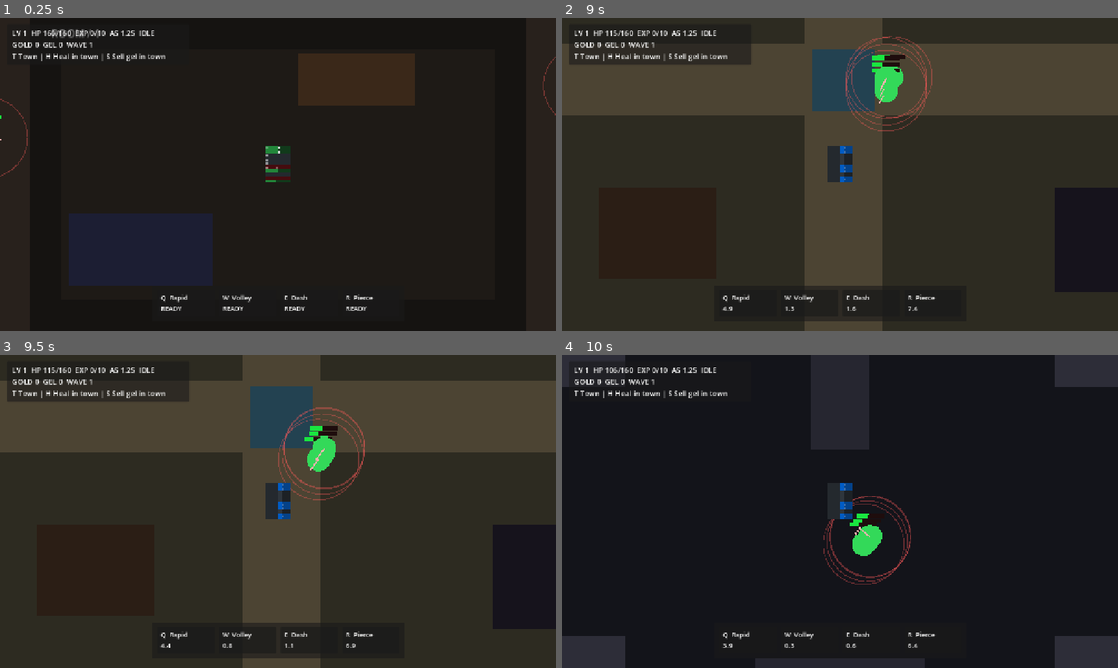
Above: before the commit, frames 1-4 (two rows, left to right).
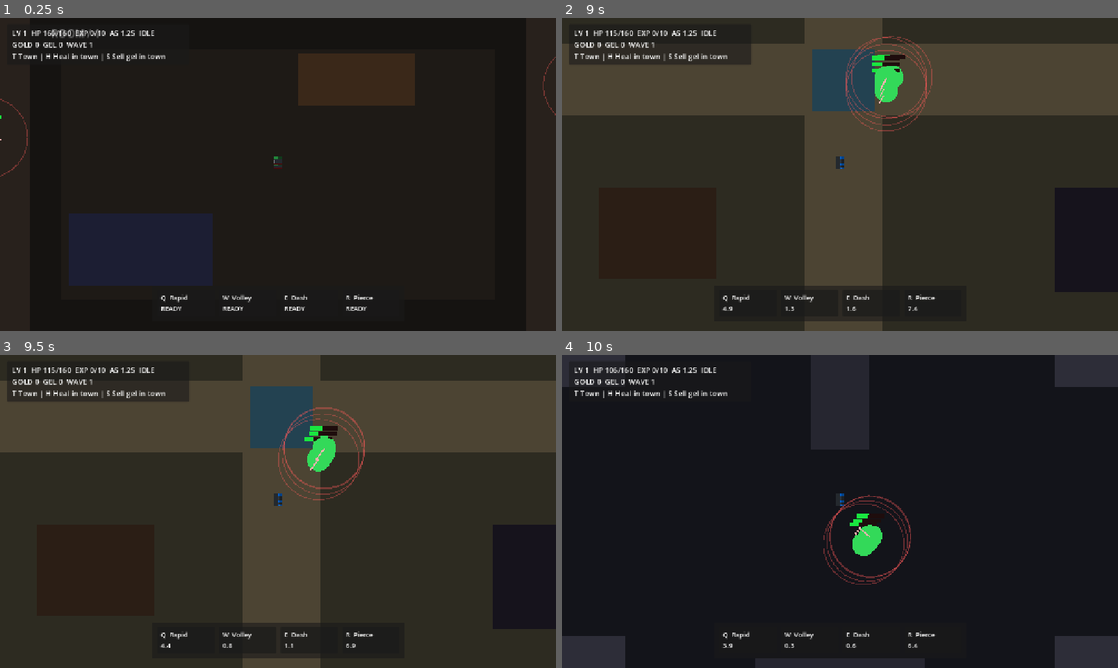
Above: after the commit, the same moments.

Repository: danyoon0760/last-archer
Game: Godot game, scene res://scenes/Main.tscn
The game is run twice, just before and just after one commit, with the same random seed, the same clock (stepped at 60 frames per second) and the same inputs.
Inputs (mouse positions are in pixels of both pictures, inside the frame that each line leads up to):
- Up to frame 1 (0.25 s): no input
- Up to frame 2 (9 s): tap Enter at 0.5 s; move the mouse to (962, 158) at 0.52 s; hold W 0.53-1.28 s; tap T at 0.6, 6.6 s; click (962, 158) at 0.67 s; move the mouse to (728, 190) at 1.27 s; hold S 1.28-2.03 s; tap H at 1.35, 7.35 s; tap Space at 2 s; move the mouse to (895, 105) at 2.02 s; hold W 2.03-3.53 s; tap 1 at 2.1, 8.1 s; move the mouse to (812, 237) at 2.77 s; tap 2 at 2.85, 8.85 s; click (812, 237) at 2.92 s; move the mouse to (1006, 221) at 3.52 s; hold A 3.53-5.03 s; tap 3 at 3.6 s; move the mouse to (673, 127) at 4.27 s; tap R at 4.35 s; move the mouse to (867, 174) at 5.02 s; hold S 5.03-5.78 s; tap E at 5.1 s; click (867, 174) at 5.17 s; move the mouse to (756, 96) at 5.77 s; hold W 5.78-8.03 s; tap Q at 5.85 s; move the mouse to (962, 158) at 6.52 s; move the mouse to (728, 190) at 7.27 s; click (728, 190) at 7.42 s; move the mouse to (895, 105) at 8.02 s; hold S 8.03-8.78 s; move the mouse to (812, 237) at 8.77 s; hold A from 8.78 s (still down)
- Up to frame 3 (9.5 s): keep holding A
- Up to frame 4 (10 s): move the mouse to (1006, 558) at 9.52 s; release A at 9.53 s; hold W from 9.53 s (still down); tap 3 at 9.6 s; click (1006, 558) at 9.67 s

The runs differ from the first frame. In frame 1, 0.3% of the frame differs, in the area x 47-53%, y 40-53%; in frame 2, 0.5%, in the area x 47-67%, y 5-53%; in frame 3, 0.5%; in frame 4, 0.2%.

Commit message:
Resize player sprite to actual 32x64 scale

Diff:
--- a/scenes/PlayerLOL.tscn
+++ b/scenes/PlayerLOL.tscn
@@ -5,7 +5,7 @@
 [ext_resource type="Script" path="res://scripts/player_sprite.gd" id="3_player_sprite_script"]
 
 [sub_resource type="RectangleShape2D" id="RectangleShape2D_player_lol"]
-size = Vector2(32, 32)
+size = Vector2(24, 28)
 
 [node name="Player" type="CharacterBody2D"]
 position = Vector2(640, 360)
@@ -16,11 +16,12 @@
 click_radius = 70.0
 
 [node name="CollisionShape2D" type="CollisionShape2D" parent="."]
+position = Vector2(0, 8)
 shape = SubResource("RectangleShape2D_player_lol")
 
 [node name="CharacterSprite" type="Sprite2D" parent="."]
 position = Vector2(0, -18)
-scale = Vector2(3, 3)
+scale = Vector2(1, 1)
 script = ExtResource("3_player_sprite_script")
 
 [node name="Camera2D" type="Camera2D" parent="."]
